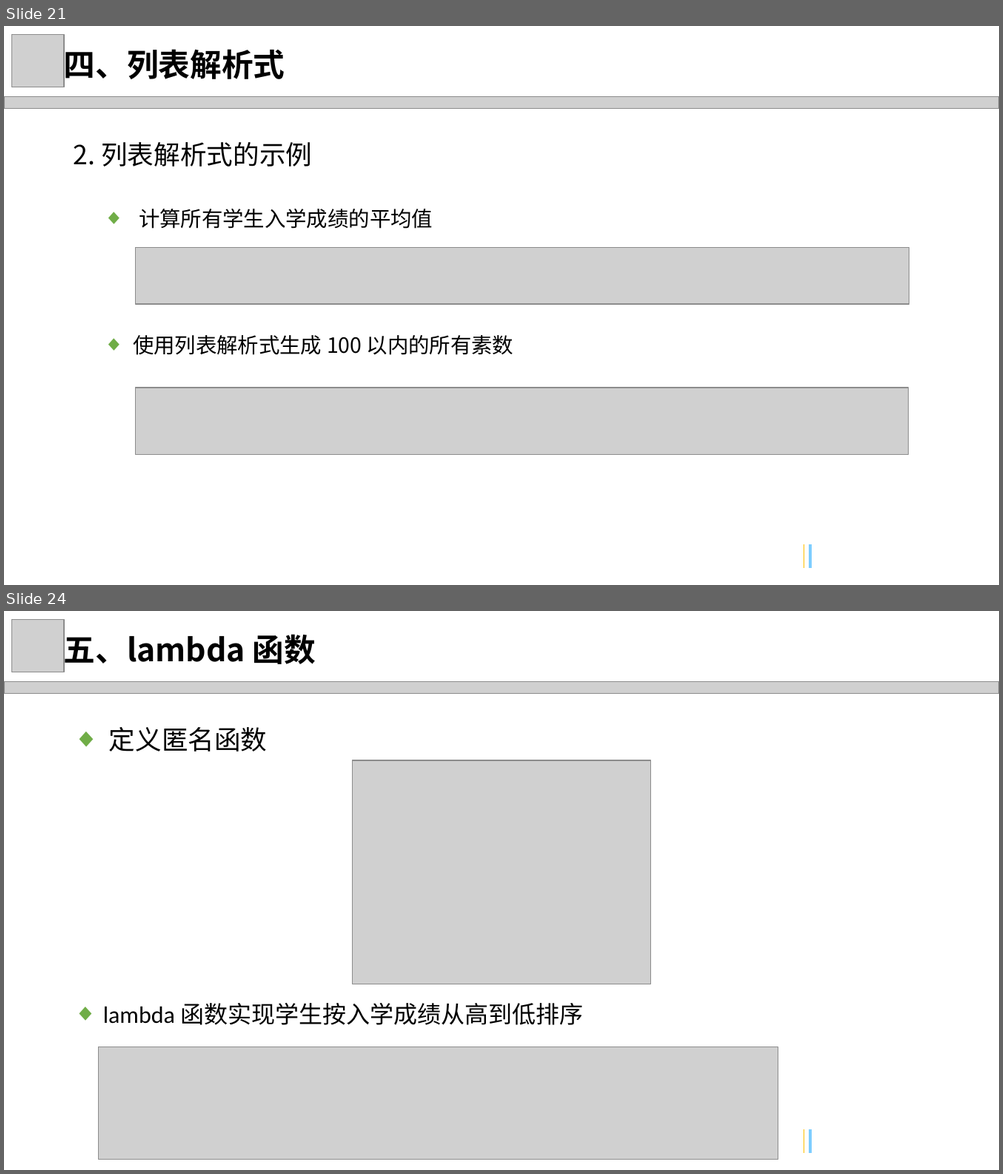
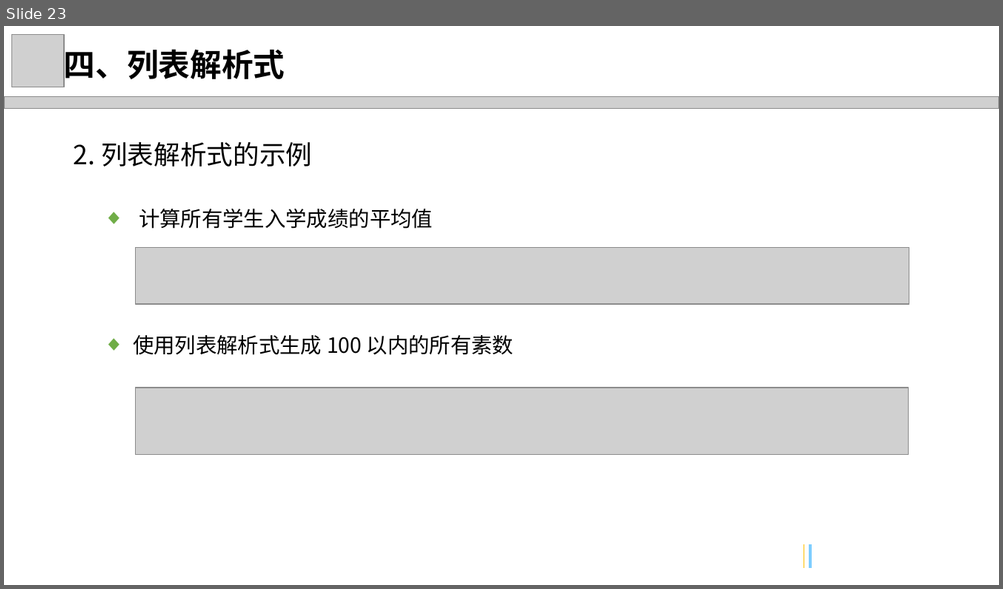
Before and after one commit to freeshow/LearningPython, a slide deck: Python 列表.pptx. Shown one above the other, each under a label of ours: slides 21 and 24 before the commit, slide 23 after it; the slides between them are not shown. The pictures are 1003x1174 and 1003x589 pixels, drawn with LibreOffice and Linux fonts; fonts in the diff are those of the drawing; grey boxes stand for pictures; background and template pictures are left out. Boxes give left, top, right and bottom in pixels: in the first picture for what was removed or moved away, otherwise in the second. Text is boxed around its words. In the diff, an @@ line names an element or a change of style, - is before the commit and + after.

```diff
--- a/Python 列表.pptx
+++ b/Python 列表.pptx
@@ slide 24 removed at bbox=[4, 611, 999, 1170], background #FFFFFF; not listed: 2 template elements that a slide beside it also shows @@
@@ picture removed at bbox=[11, 620, 64, 672] @@
@@ text removed at bbox=[64, 629, 316, 669] @@
-五、lambda 函数
@@ picture removed at bbox=[4, 682, 999, 695] @@
@@ text removed at bbox=[109, 727, 267, 752] @@
-◆ 定义匿名函数
@@ picture removed at bbox=[352, 760, 651, 985] @@
@@ text removed at bbox=[103, 1003, 583, 1025] @@
-◆ lambda 函数实现学生按入学成绩从高到低排序
@@ picture removed at bbox=[98, 1047, 777, 1159] @@
@@ what was slide 21 is now slide 23 @@
```
Also in this commit, not shown: 10 slides changed, 2 slides added, 1 other slide removed, 5 other files.
